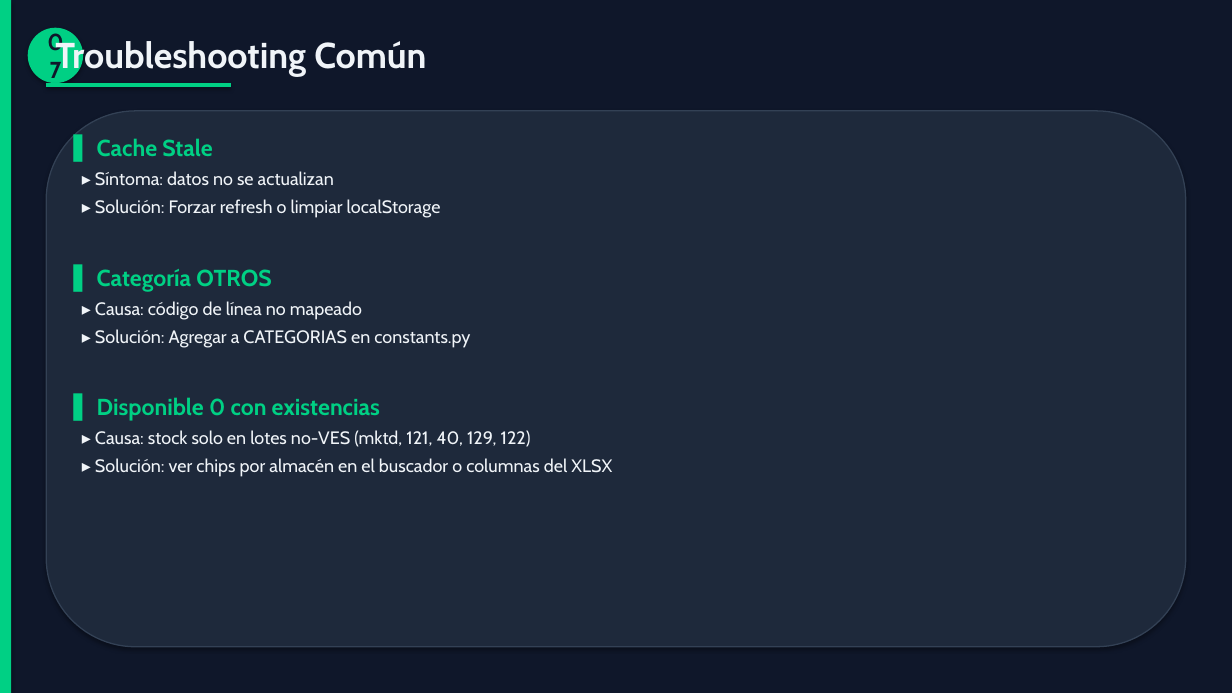
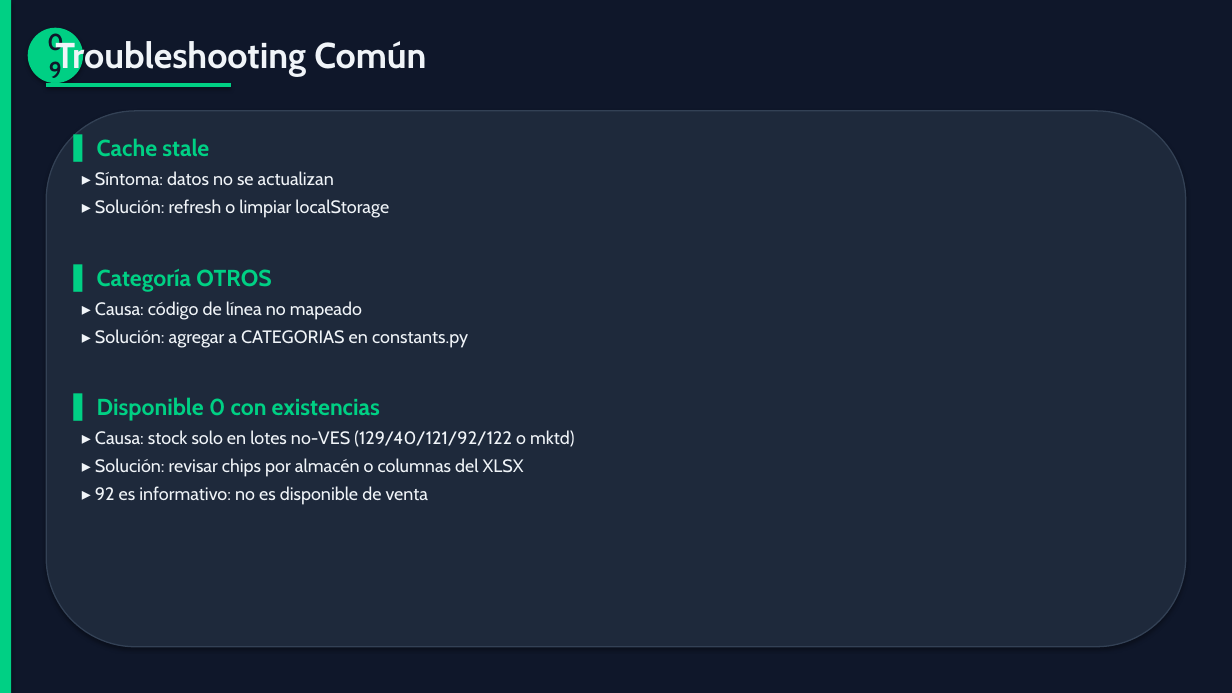
Before and after one commit to carloscus/g360-stock-reporter, a slide deck: slide 11 of scripts/StockPulse_Manual_Tecnico.pptx (slide 9 before the commit). Drawn at 1232x693 pixels with LibreOffice and Linux fonts; fonts in the diff are those of the drawing. Boxes give left, top, right and bottom in pixels: in the first picture for what was removed or moved away, otherwise in the second. Text is boxed around its words. In the diff, an @@ line names an element or a change of style, - is before the commit and + after.

Commit message:
docs: actualizar manual tecnico (12 slides) al estado actual
- Estado y Alertas como modulos separados; arbol 3 niveles y worklist
- Busqueda avanzada multi-select y compartir SKU/VES con respaldo
- Jerarquia completa VES/129/40/121/92/122 y perfiles XLSX
- Acceso local simulado y CI/CD con tests (Node 22, Actions + artifact)

```diff
--- a/scripts/StockPulse_Manual_Tecnico.pptx
+++ b/scripts/StockPulse_Manual_Tecnico.pptx
@@ text in ellipse at (x1=28, y1=28, x2=83, y2=83): text changed @@
-07
+09
@@ text at (x1=97, y1=138, x2=209, y2=157): text changed @@
-▌ Cache Stale
+▌ Cache stale
@@ text at (x1=95, y1=199, x2=389, y2=218): text changed @@
-▸ Solución: Forzar refresh o limpiar localStorage
+▸ Solución: refresh o limpiar localStorage
@@ text at (x1=95, y1=329, x2=468, y2=348): text changed @@
-▸ Solución: Agregar a CATEGORIAS en constants.py
+▸ Solución: agregar a CATEGORIAS en constants.py
@@ text at (x1=95, y1=430, x2=575, y2=505): text changed @@
-▸ Causa: stock solo en lotes no-VES (mktd, 121, 40, 129, 122)
-▸ Solución: ver chips por almacén en el buscador o columnas del XLSX
+▸ Causa: stock solo en lotes no-VES (129/40/121/92/122 o mktd)
+▸ Solución: revisar chips por almacén o columnas del XLSX
+▸ 92 es informativo: no es disponible de venta
```
Also in this commit, not shown: 3 other slides changed, 4 slides added, 2 slides removed, 1 other file.
